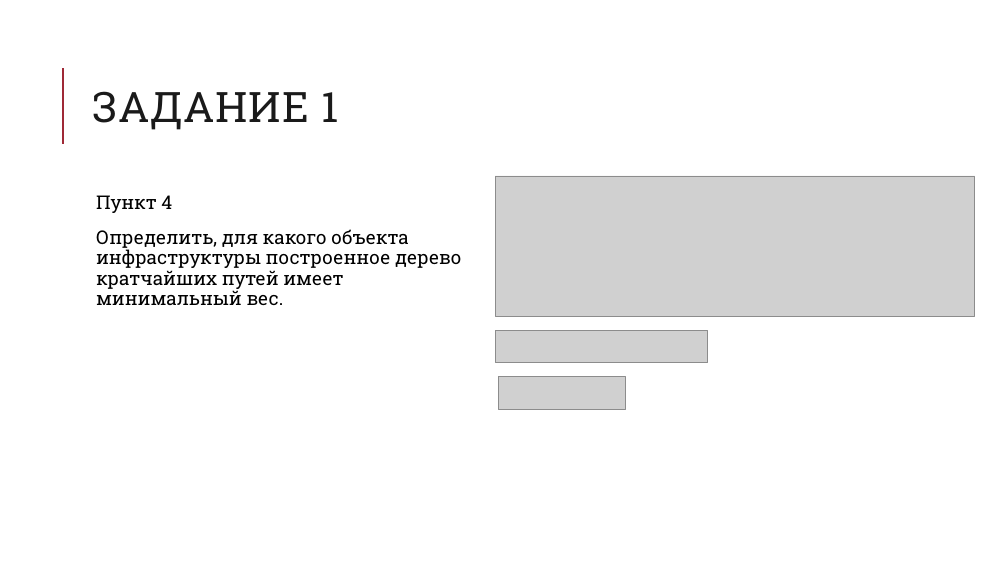
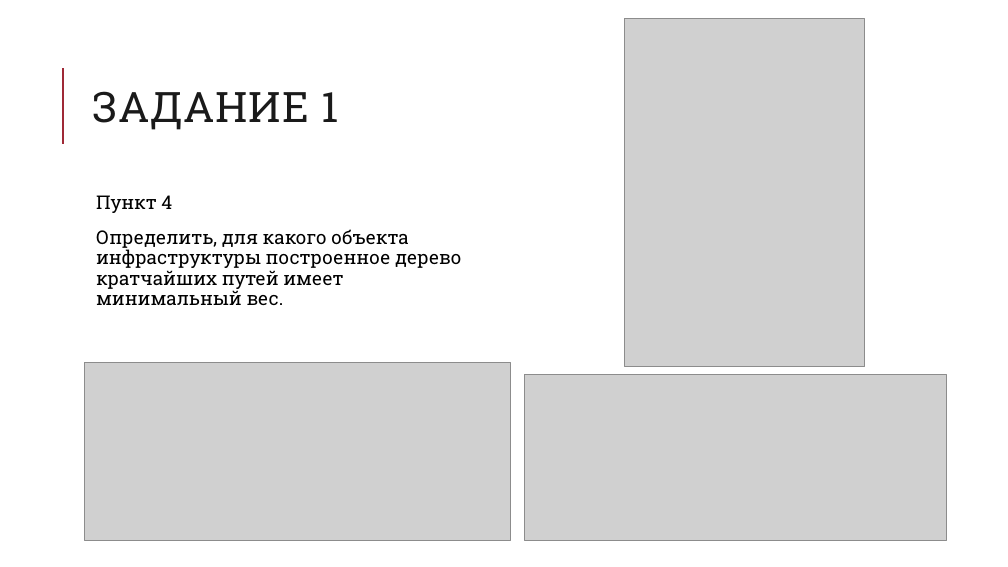
Before and after one commit to oksanamda/OSM-Graphs, a slide deck: slide 19 of docs/OSM Ufa Presentation.pptx. Drawn at 1008x567 pixels with LibreOffice and Linux fonts; fonts in the diff are those of the drawing; grey boxes stand for pictures. Boxes give left, top, right and bottom in pixels: in the first picture for what was removed or moved away, otherwise in the second. Text is boxed around its words. In the diff, an @@ line names an element or a change of style, - is before the commit and + after.

```diff
--- a/docs/OSM Ufa Presentation.pptx
+++ b/docs/OSM Ufa Presentation.pptx
@@ picture added at <box>625,19,865,367</box> @@
@@ picture removed at <box>495,176,975,316</box> @@
@@ picture removed at <box>495,330,708,363</box> @@
@@ picture added at <box>85,362,511,540</box> @@
@@ picture removed at <box>498,377,625,409</box> @@
@@ picture added at <box>525,374,946,541</box> @@
```
Also in this commit, not shown: 2 other slides changed, 22 other files.
